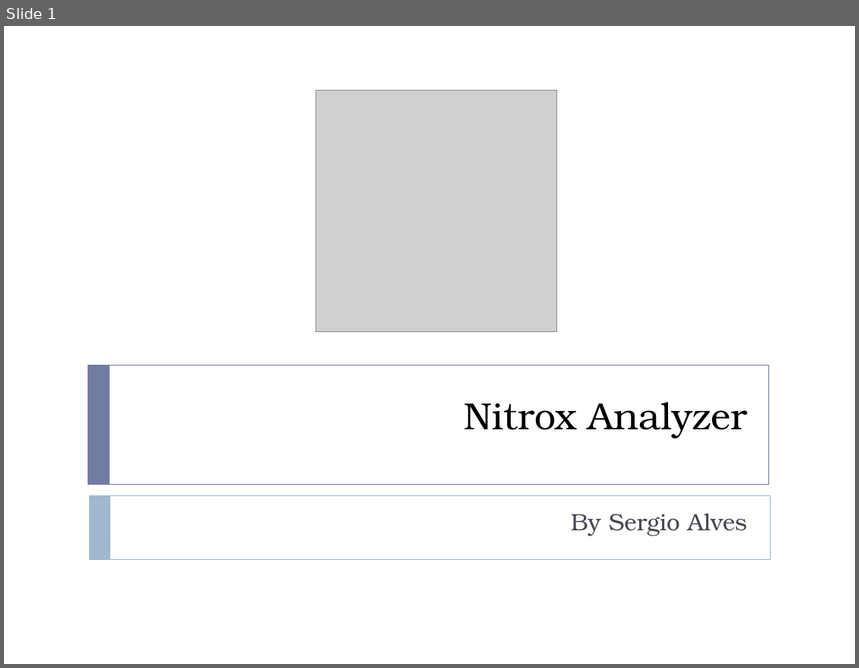
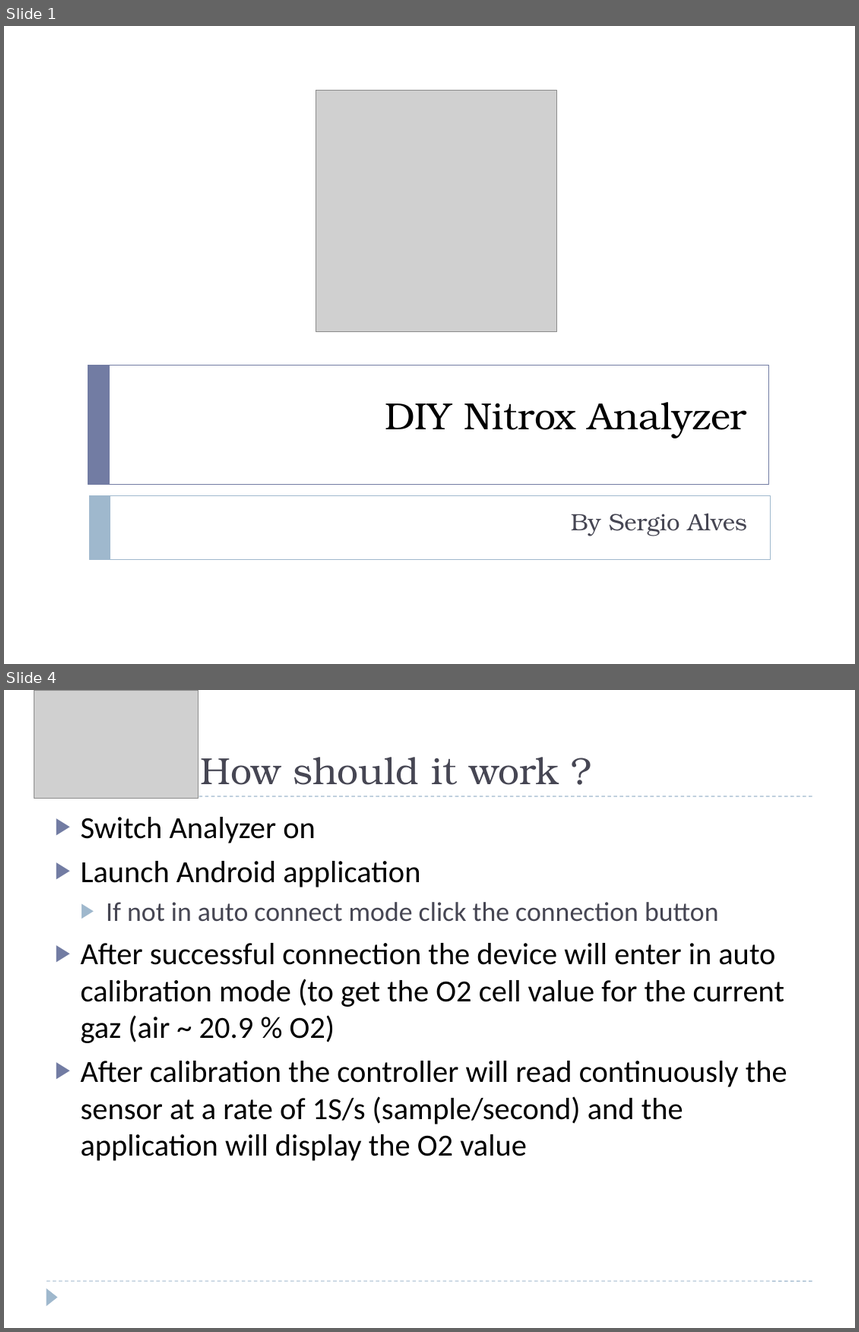
Before and after one commit to sergio-alves/NitroxAnalyzer, a slide deck: docs/nitrox-analyzer.pptx. Shown one above the other, each under a label of ours: slide 1 before the commit, slides 1 and 4 after it; the slides between them are not shown. The pictures are 859x668 and 859x1332 pixels, drawn with LibreOffice and Linux fonts; fonts in the diff are those of the drawing; grey boxes stand for pictures. Boxes give left, top, right and bottom in pixels: in the first picture for what was removed or moved away, otherwise in the second. Text is boxed around its words. In the diff, an @@ line names an element or a change of style, - is before the commit and + after.

```diff
--- a/docs/nitrox-analyzer.pptx
+++ b/docs/nitrox-analyzer.pptx
@@ slide 4 added at box(4, 690, 855, 1328), background #FFFFFF @@
@@ picture added at box(34, 690, 198, 798) @@
@@ title added at box(201, 757, 559, 785), 32 pt, text #464653 @@
+How should it work ?
@@ line added from (47, 796) to (813, 796), #9FB8CD 0.75 pt dashed @@
@@ text added at box(81, 817, 788, 1161), 26 pt, text #000000 @@
+▶ Switch Analyzer on
+▶ Launch Android application
+  ▶ If not in auto connect mode click the connection button
+▶ After successful connection the device will enter in auto calibration mode (to get the O2 cell value for the current gaz (air ~ 20.9 % O2)
+▶ After calibration the controller will read continuously the sensor at a rate of 1S/s (sample/second) and the application will display the O2 value
@@ line added from (47, 1281) to (813, 1281), #9FB8CD 0.75 pt dashed @@
@@ triangle added at box(47, 1288, 58, 1306), fill #9FB8CD @@
@@ slide 1 changed as well @@
@@ title at box(385, 402, 747, 439): text changed @@
-Nitrox Analyzer
+DIY Nitrox Analyzer
```
Also in this commit, not shown: 9 other slides added, 2 slides removed, 1 other file.
